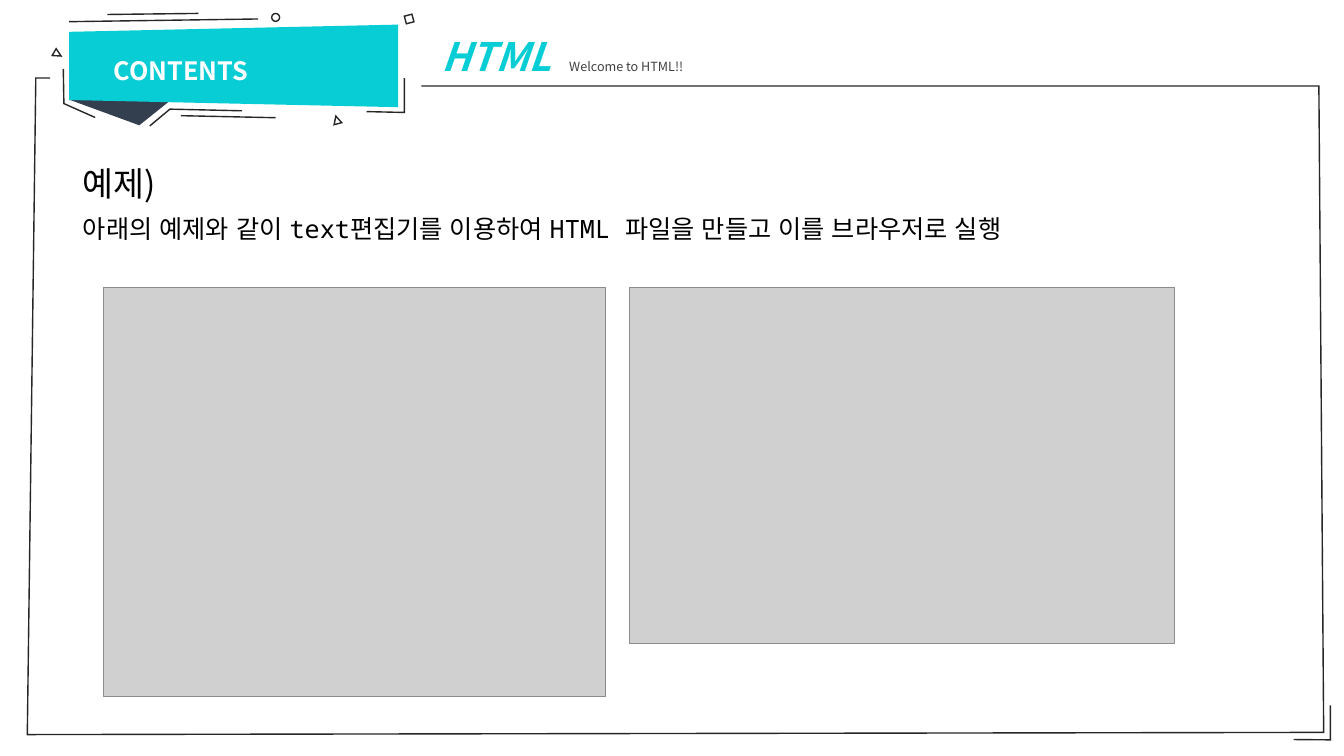
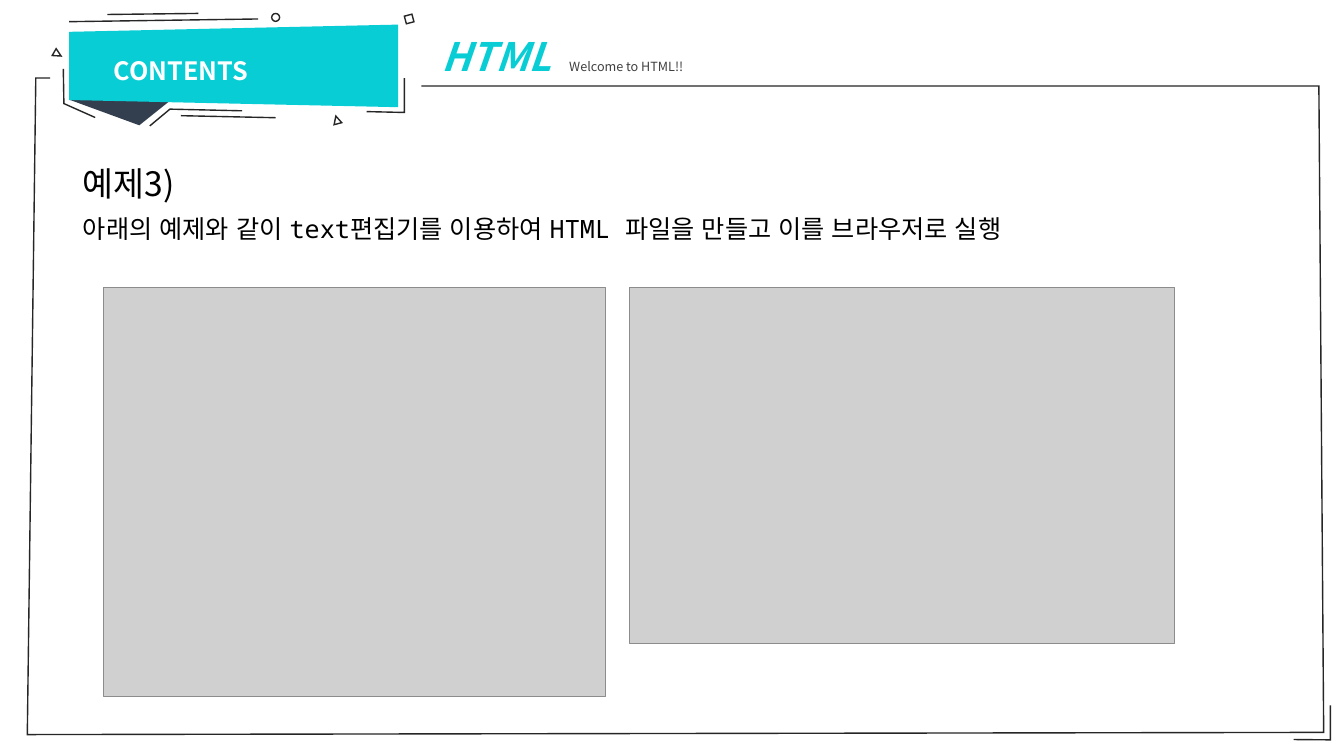
Before and after one commit to sumn-2020/lecture, a slide deck: slide 18 of 강의자료.pptx (slide 21 before the commit). Drawn at 1344x756 pixels with LibreOffice and Linux fonts; fonts in the diff are those of the drawing; grey boxes stand for pictures. Boxes give left, top, right and bottom in pixels: in the first picture for what was removed or moved away, otherwise in the second. Text is boxed around its words. In the diff, an @@ line names an element or a change of style, - is before the commit and + after.

```diff
--- a/강의자료.pptx
+++ b/강의자료.pptx
@@ text at [83, 168, 175, 203]: text changed @@
-예제)
+예제3)
```
Also in this commit, not shown: 16 other slides changed, 1 slide added, 3 slides removed, 2 other files.
